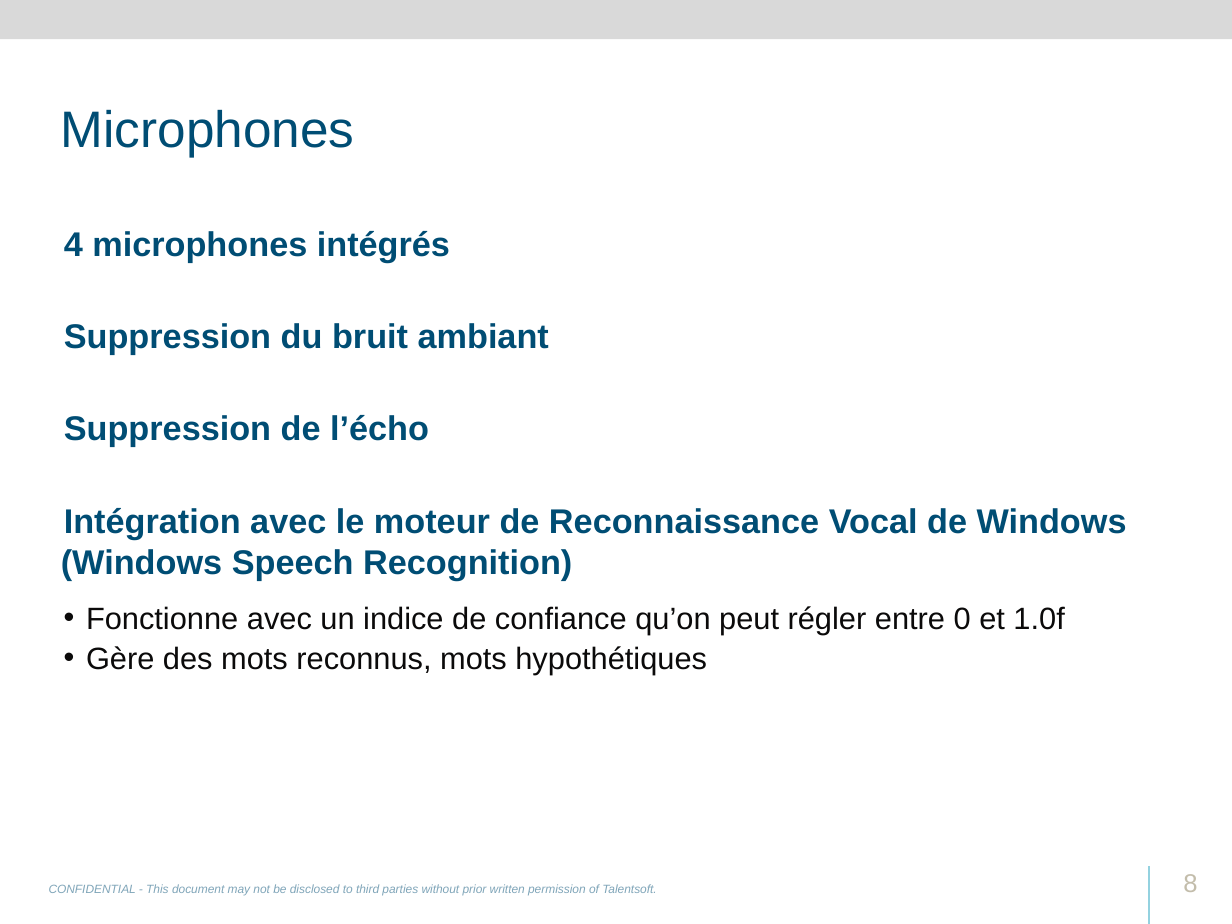
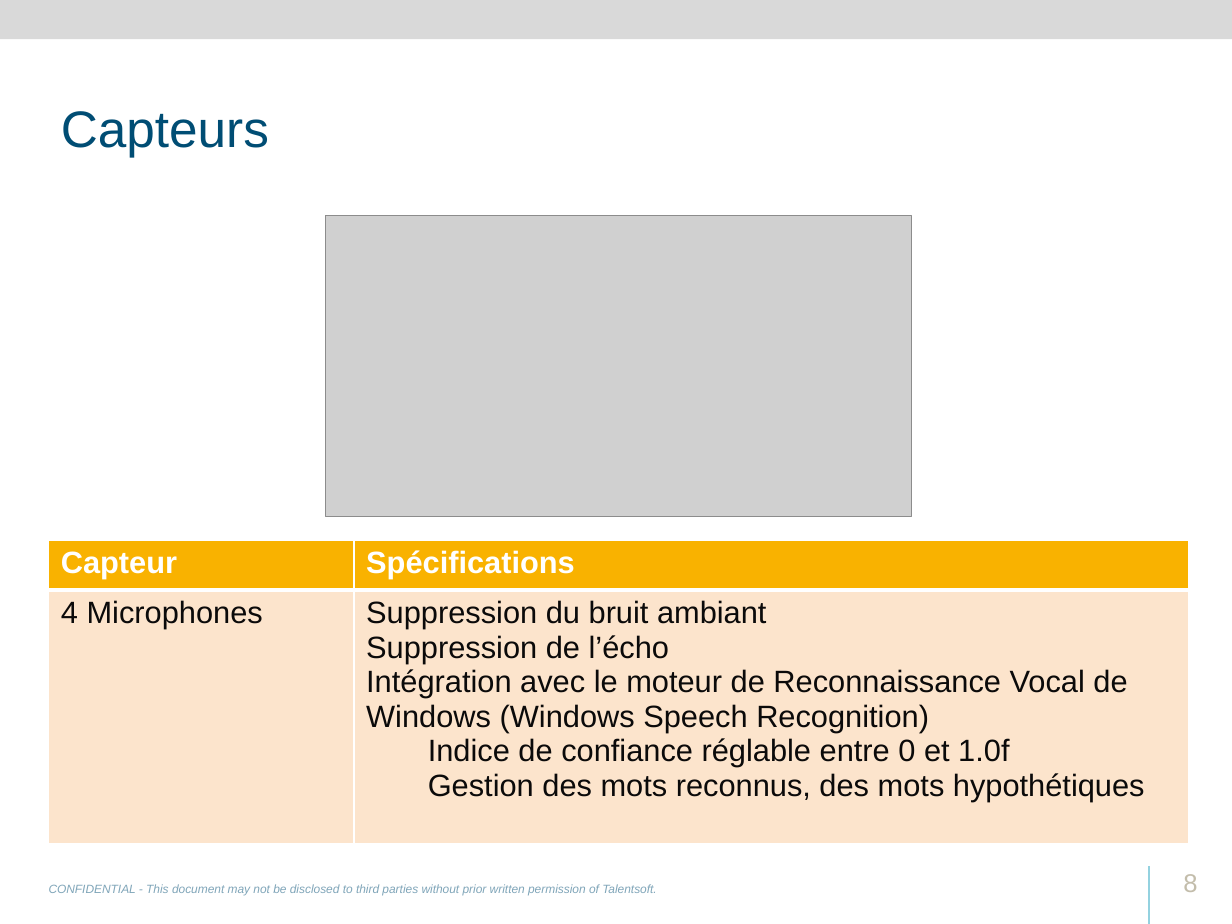
Before and after one commit to svanacker/cen-info-kinect, a slide deck: slide 8 of Talentsoft-RD-Academy-Kinect.pptx. Drawn at 1232x924 pixels with LibreOffice and Linux fonts; fonts in the diff are those of the drawing; grey boxes stand for pictures; background and template pictures are left out. Boxes give left, top, right and bottom in pixels: in the first picture for what was removed or moved away, otherwise in the second. Text is boxed around its words. In the diff, an @@ line names an element or a change of style, - is before the commit and + after.

```diff
--- a/Talentsoft-RD-Academy-Kinect.pptx
+++ b/Talentsoft-RD-Academy-Kinect.pptx
@@ title at bbox=[61, 111, 269, 157]: text changed @@
-Microphones
+Capteurs
@@ text removed at bbox=[61, 231, 1127, 675] @@
-• 4 microphones intégrés
-• Suppression du bruit ambiant
-• Suppression de l’écho
-• Intégration avec le moteur de Reconnaissance Vocal de Windows (Windows Speech Recognition)
-  • Fonctionne avec un indice de confiance qu’on peut régler entre 0 et 1.0f
-  • Gère des mots reconnus, mots hypothétiques
@@ picture added at bbox=[325, 216, 912, 516] @@
@@ table added at bbox=[48, 540, 1188, 861], 2 rows, 2 columns @@
+Capteur | Spécifications
+4 Microphones | Suppression du bruit ambiant / Suppression de l’écho / Intégration avec le moteur de Reconnaissance Vocal de Windows (Windows Speech Recognition) / Indice de confiance réglable entre 0 et 1.0f / Gestion des mots reconnus, des mots hypothétiques
```
Also in this commit, not shown: 3 other slides changed, 1 slide added, 2 slides removed, 4 other files.
